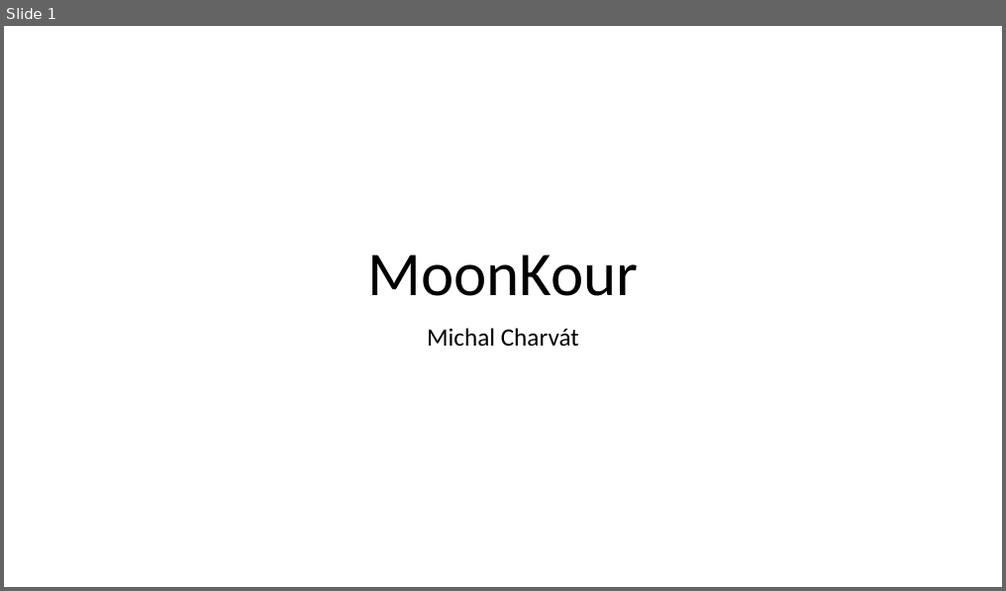
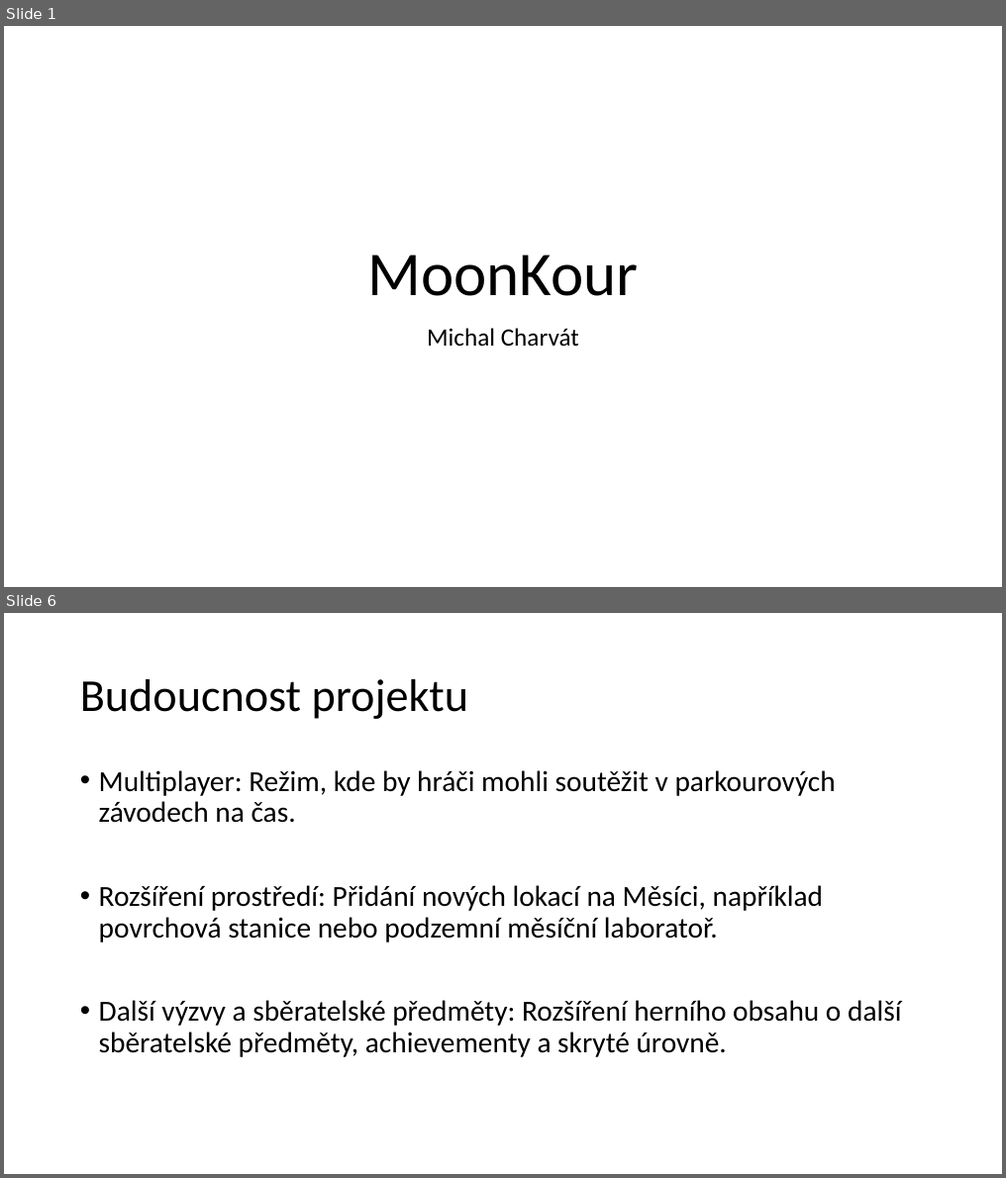
Before and after one commit to Fen1Xcz/TP, a slide deck: MoonKour.pptx. Shown one above the other, each under a label of ours: slide 1 before the commit, slides 1 and 6 after it; the slides between them are not shown. The pictures are 1006x591 and 1006x1178 pixels, drawn with LibreOffice and Linux fonts; fonts in the diff are those of the drawing. Boxes give left, top, right and bottom in pixels: in the first picture for what was removed or moved away, otherwise in the second. Text is boxed around its words. In the diff, an @@ line names an element or a change of style, - is before the commit and + after.

```diff
--- a/MoonKour.pptx
+++ b/MoonKour.pptx
@@ slide 6 added at <box>4,613,1002,1174</box>, background #FFFFFF @@
@@ title added at <box>80,679,468,719</box>, 44 pt, text #000000 @@
+Budoucnost projektu
@@ text added at <box>99,770,901,1058</box>, 28 pt, text #000000 @@
+• Multiplayer: Režim, kde by hráči mohli soutěžit v parkourových závodech na čas.
+• Rozšíření prostředí: Přidání nových lokací na Měsíci, například povrchová stanice nebo podzemní měsíční laboratoř.
+• Další výzvy a sběratelské předměty: Rozšíření herního obsahu o další sběratelské předměty, achievementy a skryté úrovně.
```
Also in this commit, not shown: 2 slides changed, 3 other slides added, 3 slides removed.
